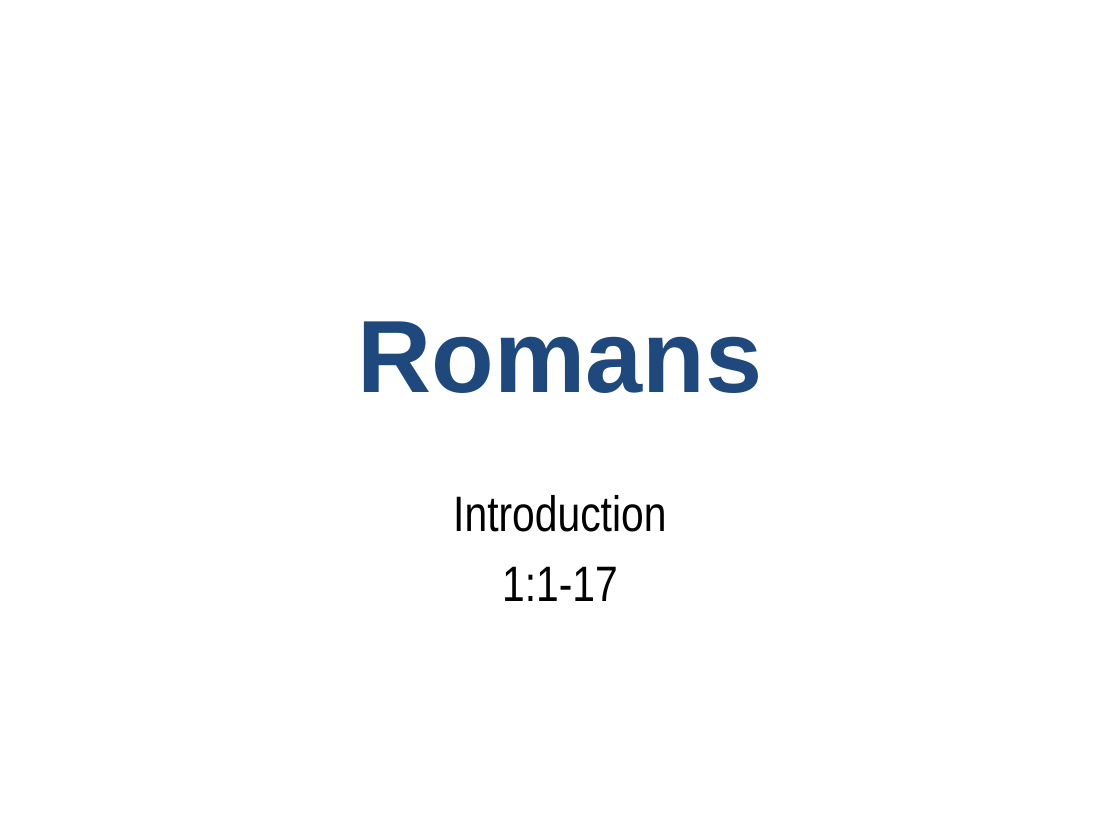
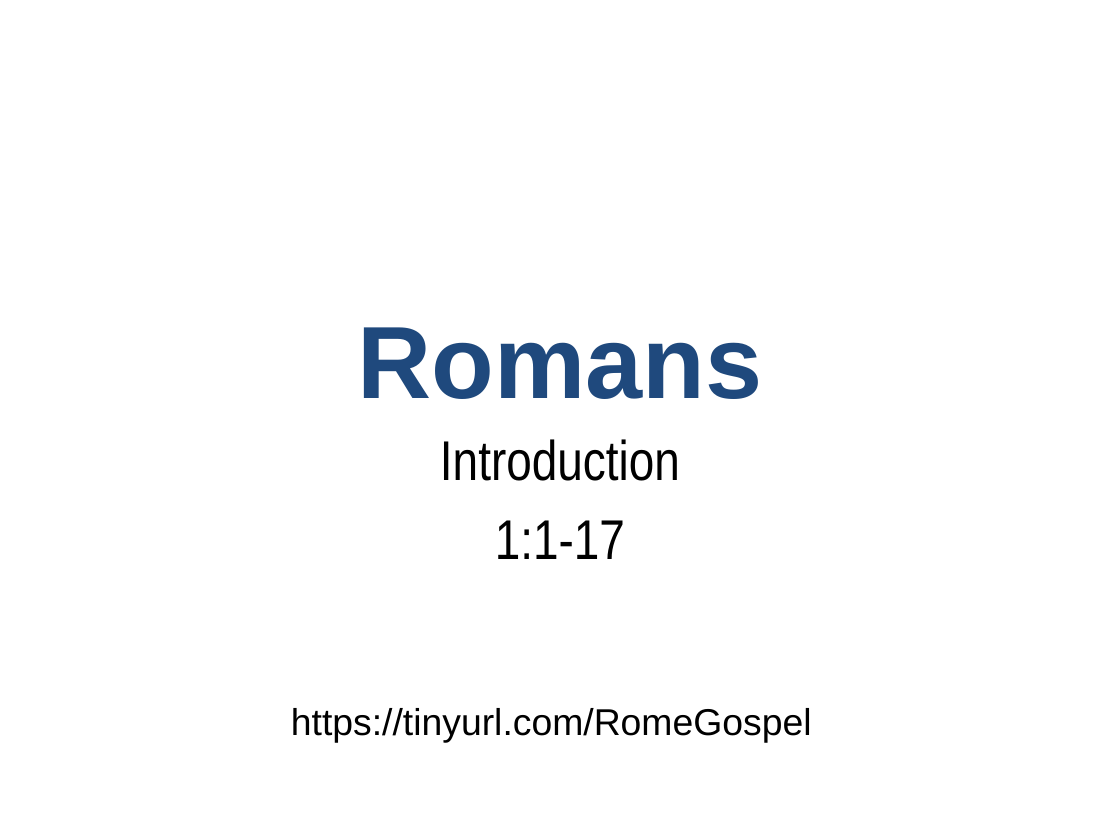
Before and after one commit to UsefulEngines/EvangelismPublic, a slide deck: slide 1 of 2026-Q2/0-Introduction/RomansIntro.pptx. Drawn at 1120x840 pixels with LibreOffice and Linux fonts; fonts in the diff are those of the drawing. Boxes give left, top, right and bottom in pixels: in the first picture for what was removed or moved away, otherwise in the second. Text is boxed around its words. In the diff, an @@ line names an element or a change of style, - is before the commit and + after.

```diff
--- a/2026-Q2/0-Introduction/RomansIntro.pptx
+++ b/2026-Q2/0-Introduction/RomansIntro.pptx
@@ title "Romans": place and size @@
-title "Romans" at [357,321,762,393]
+title "Romans" at [357,327,762,399]
@@ subtitle "Introduction": place and size @@
-subtitle "Introduction" at [453,495,666,601]
+subtitle "Introduction" at [440,439,680,559]
@@ subtitle "Introduction" at [440,439,680,559]: size 32 to 36 pt @@
@@ text added at [291,708,812,742], 24 pt, text #000000 @@
+https://tinyurl.com/RomeGospel
```
Also in this commit, not shown: 3 other files.
